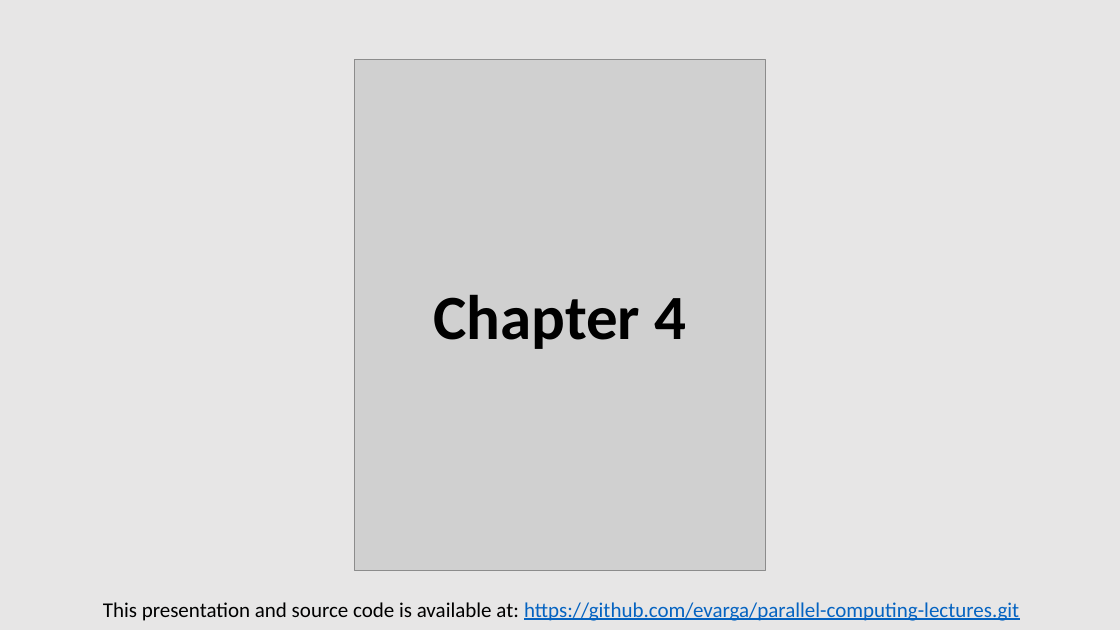
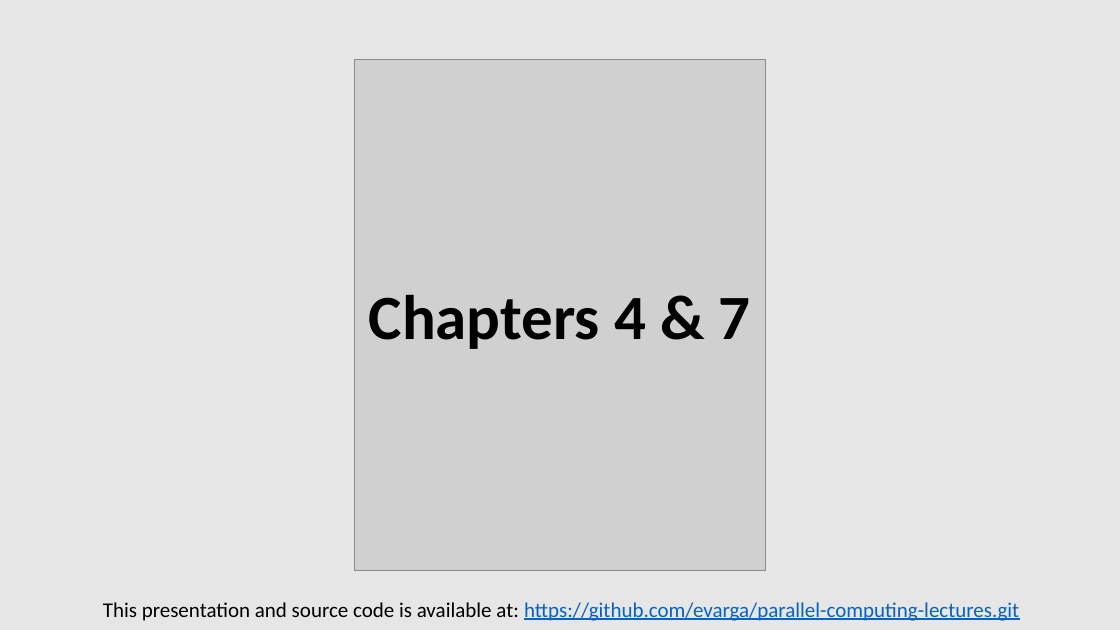
Before and after one commit to evarga/parallel-computing-lectures, a slide deck: slide 2 of lecture-3/presentation-3.pptx. Drawn at 1120x630 pixels with LibreOffice and Linux fonts; fonts in the diff are those of the drawing; grey boxes stand for pictures. Boxes give left, top, right and bottom in pixels: in the first picture for what was removed or moved away, otherwise in the second. Text is boxed around its words. In the diff, an @@ line names an element or a change of style, - is before the commit and + after.

```diff
--- a/lecture-3/presentation-3.pptx
+++ b/lecture-3/presentation-3.pptx
@@ text at (x1=369, y1=294, x2=751, y2=349): text changed @@
-Chapter 4
+Chapters 4 & 7
```
Also in this commit, not shown: 1 other slide changed, 1 slide added.
